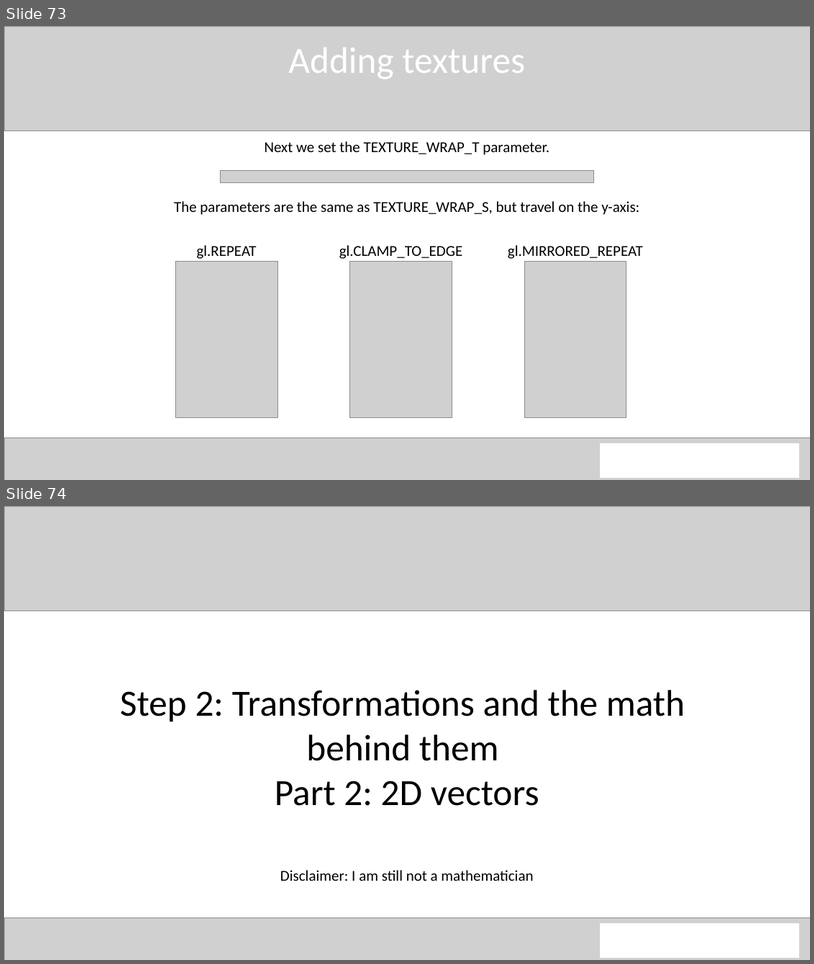
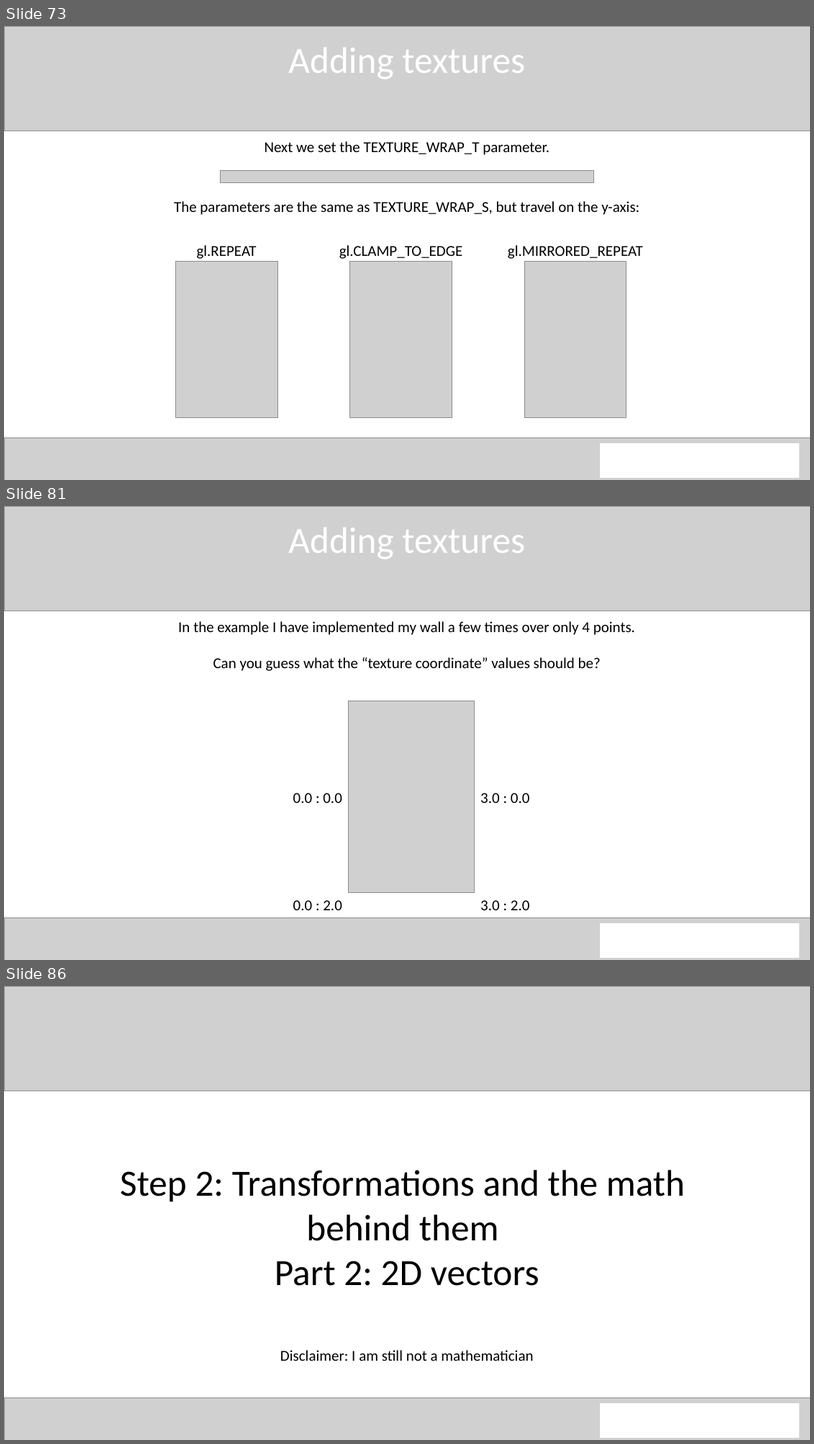
Before and after one commit to QuincyJacobs/WebGLTutorial, a slide deck: Presentation/Presentation WebGL.pptx. Shown one above the other, each under a label of ours: slides 73 and 74 before the commit, slides 73, 81 and 86 after it; the slides between them are not shown. The pictures are 814x964 and 814x1444 pixels, drawn with LibreOffice and Linux fonts; fonts in the diff are those of the drawing; grey boxes stand for pictures. Boxes give left, top, right and bottom in pixels: in the first picture for what was removed or moved away, otherwise in the second. Text is boxed around its words. In the diff, an @@ line names an element or a change of style, - is before the commit and + after.

Commit message:
Powerpoint update
Almost finished up the texture part. This accompanies Example 4

```diff
--- a/Presentation/Presentation WebGL.pptx
+++ b/Presentation/Presentation WebGL.pptx
@@ slide 81 added at (4, 506, 810, 960), background #FFFFFF @@
@@ picture added at (4, 506, 810, 611) @@
@@ text added at (288, 528, 525, 559), 44 pt, text #FFFFFF @@
+Adding textures
@@ text added at (178, 621, 635, 671), 18 pt, text #000000 @@
+In the example I have implemented my wall a few times over only 4 points.
+Can you guess what the “texture coordinate” values should be?
@@ picture added at (349, 701, 475, 893) @@
@@ text added at (293, 793, 342, 803), 18 pt, text #000000 @@
+0.0 : 0.0
@@ text added at (481, 793, 530, 803), 18 pt, text #000000 @@
+3.0 : 0.0
@@ text added at (293, 900, 342, 910), 18 pt, text #000000 @@
+0.0 : 2.0
@@ text added at (481, 900, 530, 910), 18 pt, text #000000 @@
+3.0 : 2.0
@@ picture added at (4, 917, 810, 960) @@
@@ rectangle added at (600, 924, 800, 957), fill #FFFFFF, outline #FFFFFF 1 pt @@
@@ what was slide 74 is now slide 86 @@
```
Also in this commit, not shown: 11 other slides added.
